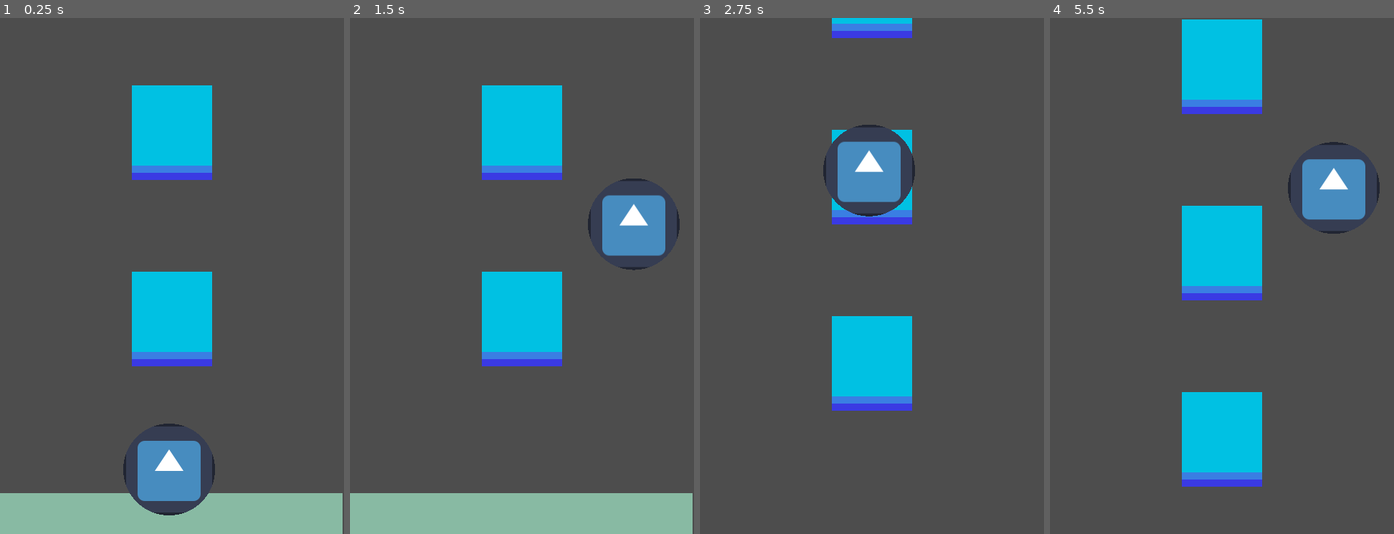
Above: before the commit, frames 1-4 (left to right).
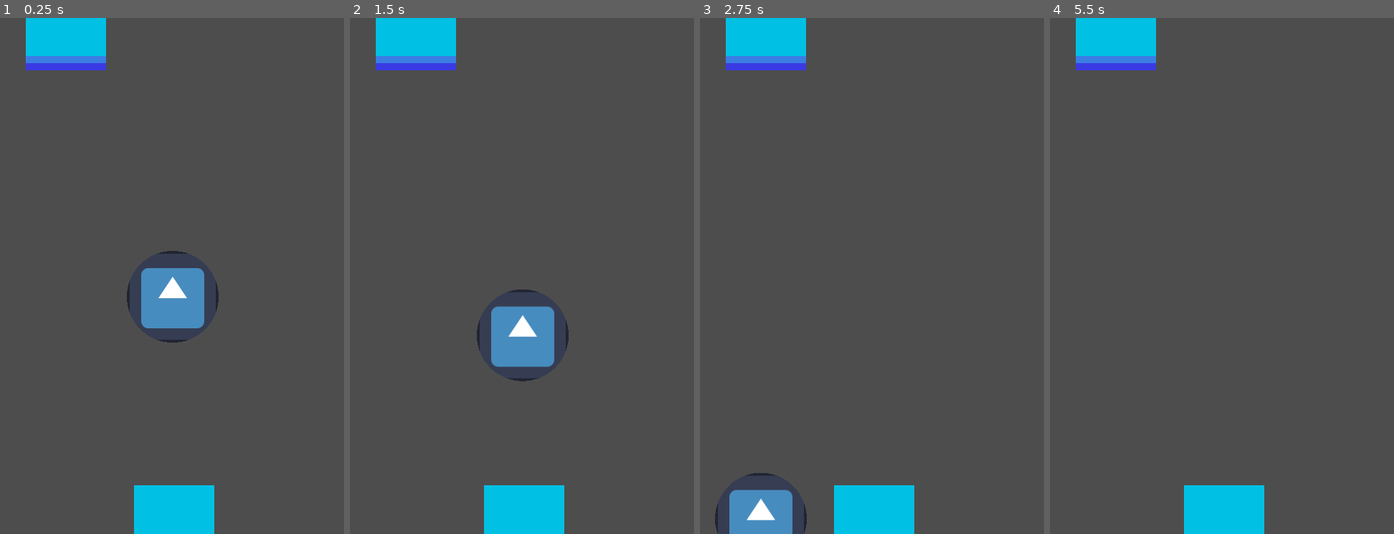
Above: after the commit, the same moments.

Repository: Timpan42/Italy-apl-game
Game: Godot game, scene res://Scenes/Test-Scene2.tscn
Two runs of this game, one before a commit and one after it. Both use one fixed random seed, a clock stepped at 60 frames per second and the inputs below. This scene is started directly instead of the project's main scene. The engine's default icon, where the game draws it, is replaced by a stand-in: a white triangle on a blue panel in a dark square. Sound files missing from this copy of the repository are replaced by a short silence.
Inputs:
- Up to frame 1 (0.25 s): no input
- Up to frame 2 (1.5 s): tap Enter at 0.5 s; hold D (to_right_line) from 0.53 s (still down); tap Up (start_player_movement) at 0.6, 1.35 s
- Up to frame 3 (2.75 s): release D (to_right_line) at 2.03 s; hold A (to_left_line) from 2.03 s (still down); tap Up (start_player_movement) at 2.1 s
- Up to frame 4 (5.5 s): release A (to_left_line) at 2.78 s; hold D (to_right_line) 2.78-4.28 s; tap Up (start_player_movement) every 0.75 s from 2.85 to 5.1 s; hold A (to_left_line) 4.28-5.03 s; hold D (to_right_line) from 5.03 s (still down)

The runs differ from the first frame. In frame 1, 21% of the frame differs, in the area x 0-100%, y 0-100%; in frame 2, 22%; in frame 3, 15%; in frame 4, 20%.

Commit message:
started making a level, doing it manually

Diff:
--- /dev/null
+++ b/In-sync-audio.gd
@@ -0,0 +1,37 @@
+extends AudioStreamPlayer
+
+const COMPENSATE_FRAMES = 2
+const COMPENSATE_HZ = 60.0
+
+signal isPlaying()
+
+enum SyncSource {
+	SYSTEM_CLOCK,
+	SOUND_CLOCK,
+}
+
+var sync_source = SyncSource.SYSTEM_CLOCK
+
+# Used by system clock.
+var time_begin
+var time_delay
+
+func _process(_delta):
+	if !is_playing():
+		return
+
+	var time = 0.0
+	if sync_source == SyncSource.SYSTEM_CLOCK:
+		# Obtain from ticks.
+		time = (Time.get_ticks_usec() - time_begin) / 1000000.0
+		# Compensate.
+		time -= time_delay
+	elif sync_source == SyncSource.SOUND_CLOCK:
+		time = get_playback_position() + AudioServer.get_time_since_last_mix() - AudioServer.get_output_latency() + (1 / COMPENSATE_HZ) * COMPENSATE_FRAMES
+
+func _on_test_camra_move_start_game():
+	sync_source = SyncSource.SYSTEM_CLOCK
+	time_begin = Time.get_ticks_usec()
+	time_delay = AudioServer.get_time_to_next_mix() + AudioServer.get_output_latency()
+	play()
+	isPlaying.emit()
--- /dev/null
+++ b/Prefabs/Systems/Audio-Sync-Player.tscn
@@ -0,0 +1,6 @@
+[gd_scene load_steps=2 format=3 uid="uid://dyarcbl7bqjqr"]
+
+[ext_resource type="Script" path="res://In-sync-audio.gd" id="1_6mgli"]
+
+[node name="AudioSyncPlayer" type="AudioStreamPlayer"]
+script = ExtResource("1_6mgli")
--- a/Scenes/Test-Scene.tscn
+++ b/Scenes/Test-Scene.tscn
@@ -54,6 +54,7 @@
 
 [node name="AudioSystem" parent="." instance=ExtResource("6_ifr72")]
 stream = ExtResource("7_10xai")
+bus = &"Master"
 bpm = 135.0
 
 [connection signal="startSong" from="." to="AudioSystem" method="_on_test_scene_start_song"]
--- a/Scenes/Test-Scene2.tscn
+++ b/Scenes/Test-Scene2.tscn
@@ -1,94 +1,94 @@
-[gd_scene load_steps=7 format=3 uid="uid://ckq600ba6nbn3"]
+[gd_scene load_steps=8 format=3 uid="uid://ckq600ba6nbn3"]
 
-[ext_resource type="Script" path="res://Scripts/Systems/Game.gd" id="1_qmq71"]
-[ext_resource type="PackedScene" uid="uid://bi8yyo2t1bwqr" path="res://Prefabs/Systems/Audio-System.tscn" id="1_y7yjc"]
-[ext_resource type="PackedScene" uid="uid://dmt6hhnqekjpk" path="res://Prefabs/Platforms/Check-Points.tscn" id="2_pdewt"]
+[ext_resource type="Script" path="res://Scripts/Systems/Test-Scene2.gd" id="1_yiset"]
+[ext_resource type="PackedScene" uid="uid://dyarcbl7bqjqr" path="res://Prefabs/Systems/Audio-Sync-Player.tscn" id="2_fvi3h"]
 [ext_resource type="PackedScene" uid="uid://wtebfil78odi" path="res://Prefabs/Platforms/Base-Platform.tscn" id="3_1tbwe"]
 [ext_resource type="AudioStream" uid="uid://daqe7ar7ef6bu" path="res://Music/SadMusic2018-12-29_-_Cold_Isolation_-_David_Fesliyan.mp3" id="3_qosor"]
 [ext_resource type="PackedScene" uid="uid://drfmlmppfhnvv" path="res://Prefabs/player/Player.tscn" id="4_6q0x6"]
+[ext_resource type="Script" path="res://Scripts/Platform/Platform-Test2.gd" id="6_s4u72"]
+[ext_resource type="Script" path="res://Scripts/Player/Player-test2.gd" id="8_aot7q"]
 
 [node name="TestCamraMove" type="Node2D"]
-script = ExtResource("1_qmq71")
+script = ExtResource("1_yiset")
 
-[node name="AudioSystem" parent="." instance=ExtResource("1_y7yjc")]
+[node name="AudioSyncPlayer" parent="." instance=ExtResource("2_fvi3h")]
 stream = ExtResource("3_qosor")
-bpm = 135.0
 
 [node name="Node2D" type="Node2D" parent="."]
 
-[node name="CheckPoints" parent="Node2D" instance=ExtResource("2_pdewt")]
-position = Vector2(0, 544)
-
 [node name="Platform" parent="Node2D" instance=ExtResource("3_1tbwe")]
-position = Vector2(240, 290)
+position = Vector2(243, 708)
+script = ExtResource("6_s4u72")
+changeGravity = 300.0
 
 [node name="Platform2" parent="Node2D" instance=ExtResource("3_1tbwe")]
-position = Vector2(240, 30)
+position = Vector2(92, -3)
+script = ExtResource("6_s4u72")
+pushPlayerForce = 1150.0
+changeGravity = 300.0
 
 [node name="Platform3" parent="Node2D" instance=ExtResource("3_1tbwe")]
-position = Vector2(240, -230)
+position = Vector2(390, -1243)
+script = ExtResource("6_s4u72")
+changeGravity = 300.0
 
 [node name="Platform4" parent="Node2D" instance=ExtResource("3_1tbwe")]
-position = Vector2(240, -490)
+position = Vector2(92, -2387)
+script = ExtResource("6_s4u72")
+pushPlayerForce = 1125.0
+changeGravity = 300.0
 
 [node name="Platform5" parent="Node2D" instance=ExtResource("3_1tbwe")]
-position = Vector2(240, -750)
+position = Vector2(390, -3723)
+script = ExtResource("6_s4u72")
+pushPlayerForce = 1100.0
+changeGravity = 300.0
 
 [node name="Platform6" parent="Node2D" instance=ExtResource("3_1tbwe")]
-position = Vector2(240, -1010)
+position = Vector2(92, -4867)
+script = ExtResource("6_s4u72")
+pushPlayerForce = 1125.0
+changeGravity = 300.0
 
 [node name="Platform7" parent="Node2D" instance=ExtResource("3_1tbwe")]
-position = Vector2(240, -1270)
+position = Vector2(390, -6203)
+script = ExtResource("6_s4u72")
+pushPlayerForce = 1050.0
+changeGravity = 300.0
 
 [node name="Platform8" parent="Node2D" instance=ExtResource("3_1tbwe")]
-position = Vector2(240, -1530)
+position = Vector2(92, -7347)
+script = ExtResource("6_s4u72")
+pushPlayerForce = 1125.0
+changeGravity = 300.0
 
 [node name="Platform9" parent="Node2D" instance=ExtResource("3_1tbwe")]
-position = Vector2(240, -1790)
+position = Vector2(390, -8587)
+script = ExtResource("6_s4u72")
+pushPlayerForce = 1150.0
+changeGravity = 300.0
 
 [node name="Platform10" parent="Node2D" instance=ExtResource("3_1tbwe")]
-position = Vector2(240, -2050)
+position = Vector2(390, -10775)
+script = ExtResource("6_s4u72")
+pushPlayerForce = 1150.0
+changeGravity = 300.0
 
-[node name="Platform11" parent="Node2D" instance=ExtResource("3_1tbwe")]
-position = Vector2(240, -2310)
+[node name="player" parent="." instance=ExtResource("4_6q0x6")]
+position = Vector2(241, 389)
+script = ExtResource("8_aot7q")
+gravity = 135
+maxFallVelocity = 500
+toLine = Array[int]([85, 245, 395])
 
-[node name="Platform12" parent="Node2D" instance=ExtResource("3_1tbwe")]
-position = Vector2(240, -2570)
-
-[node name="Platform13" parent="Node2D" instance=ExtResource("3_1tbwe")]
-position = Vector2(240, -2830)
-
-[node name="Platform14" parent="Node2D" instance=ExtResource("3_1tbwe")]
-position = Vector2(240, -3090)
-
-[node name="Platform15" parent="Node2D" instance=ExtResource("3_1tbwe")]
-position = Vector2(240, -3350)
-
-[node name="Platform16" parent="Node2D" instance=ExtResource("3_1tbwe")]
-position = Vector2(240, -3610)
-
-[node name="Player" parent="." instance=ExtResource("4_6q0x6")]
-position = Vector2(236, 510)
-
-[node name="PlayerCamra" type="Camera2D" parent="Player"]
-position = Vector2(1, -290)
-anchor_mode = 0
+[node name="PlayerCamra" type="Camera2D" parent="player"]
 process_callback = 0
 limit_left = 0
 limit_right = 480
-limit_bottom = 600
+limit_bottom = 720
 position_smoothing_enabled = true
 
-[node name="Timer" type="Timer" parent="."]
-wait_time = 60.0
-one_shot = true
-
-[connection signal="startSong" from="." to="AudioSystem" method="_on_test_camra_move_start_song"]
-[connection signal="beat" from="AudioSystem" to="." method="_on_audio_system_beat"]
-[connection signal="finished" from="AudioSystem" to="." method="_on_audio_system_finished"]
-[connection signal="measure" from="AudioSystem" to="." method="_on_audio_system_measure"]
-[connection signal="songIsPlaying" from="AudioSystem" to="." method="_on_audio_system_song_is_playing"]
-[connection signal="playerEntered" from="Node2D/CheckPoints" to="Player" method="_on_check_points_player_entered"]
-[connection signal="playerOnCheckPoint" from="Player" to="." method="_on_player_player_on_check_point"]
-[connection signal="playerStartedGame" from="Player" to="." method="_on_player_player_started_game"]
-[connection signal="timeout" from="Timer" to="." method="_on_timer_timeout"]
+[connection signal="startGame" from="." to="AudioSyncPlayer" method="_on_test_camra_move_start_game"]
+[connection signal="finished" from="AudioSyncPlayer" to="." method="_on_audio_sync_player_finished"]
+[connection signal="isPlaying" from="AudioSyncPlayer" to="." method="_on_audio_sync_player_is_playing"]
+[connection signal="startGame" from="player" to="." method="_on_player_start_game"]
--- /dev/null
+++ b/Scripts/Platform/Platform-Test2.gd
@@ -0,0 +1,10 @@
+extends StaticBody2D
+
+@export var pushPlayerForce : float = 1000
+@export var changeGravity : float  = 980
+
+func _get_push_player_force():
+	return pushPlayerForce
+
+func _get_change_gravity():
+	return changeGravity
--- /dev/null
+++ b/Scripts/Player/Player-test2.gd
@@ -0,0 +1,50 @@
+extends CharacterBody2D
+
+@export var gravity = 980
+@export var maxFallVelocity = 980
+
+@export var toLine : Array[int] = []
+var lineIndex = 1
+
+var bounsTimer = 0
+var windowSizeX = DisplayServer.window_get_size().x
+
+var canMove = false
+signal startGame
+
+func _ready():
+	pass # Replace with function body.
+
+func _process(delta):
+	if Input.is_action_just_pressed("start_player_movement"):
+		canMove = true
+		startGame.emit()
+
+	if !canMove:
+		return
+	if velocity.y < maxFallVelocity:
+		velocity.y += gravity * delta
+
+	bounsTimer += delta
+
+	if is_on_floor():
+		print(bounsTimer)
+		bounsTimer = 0
+		for index in get_slide_collision_count():
+			var collision = get_slide_collision(index).get_collider()
+			var pushForce = collision._get_push_player_force()
+			gravity = collision._get_change_gravity()
+			velocity.y -= pushForce
+
+	if Input.is_action_just_pressed("to_left_line"):
+		if lineIndex - 1 >= 0:
+			_move_bethween_lines(-1)
+	elif  Input.is_action_just_pressed("to_right_line"):
+		if lineIndex + 1 <= toLine.size() - 1:
+			_move_bethween_lines(1)
+
+	move_and_slide()
+
+func _move_bethween_lines(index):
+	lineIndex += index
+	position.x = toLine[lineIndex]
--- a/Scripts/Systems/Game.gd
+++ b/Scripts/Systems/Game.gd
@@ -21,7 +21,6 @@
 func _start_song():
 	if !songIsPlaying:
 		if playerStarted && !playerOnCheckPoint:
-			$Timer.start()
 			startSong.emit()
 
 func _on_audio_system_beat(songPosition):
@@ -51,6 +50,3 @@
 func _on_audio_system_song_is_playing(playing, songMeasures):
 	songIsPlaying = playing
 	maxMeasure = songMeasures
-
-func _on_timer_timeout():
-	print(measuerLooped)
--- /dev/null
+++ b/Scripts/Systems/Test-Scene2.gd
@@ -0,0 +1,16 @@
+extends Node2D
+
+var gameStarted = false
+
+signal startGame()
+
+
+func _on_player_start_game():
+	gameStarted = true
+	startGame.emit()
+
+func _on_audio_sync_player_is_playing():
+	pass # Replace with function body.
+
+func _on_audio_sync_player_finished():
+	pass # Replace with function body.
